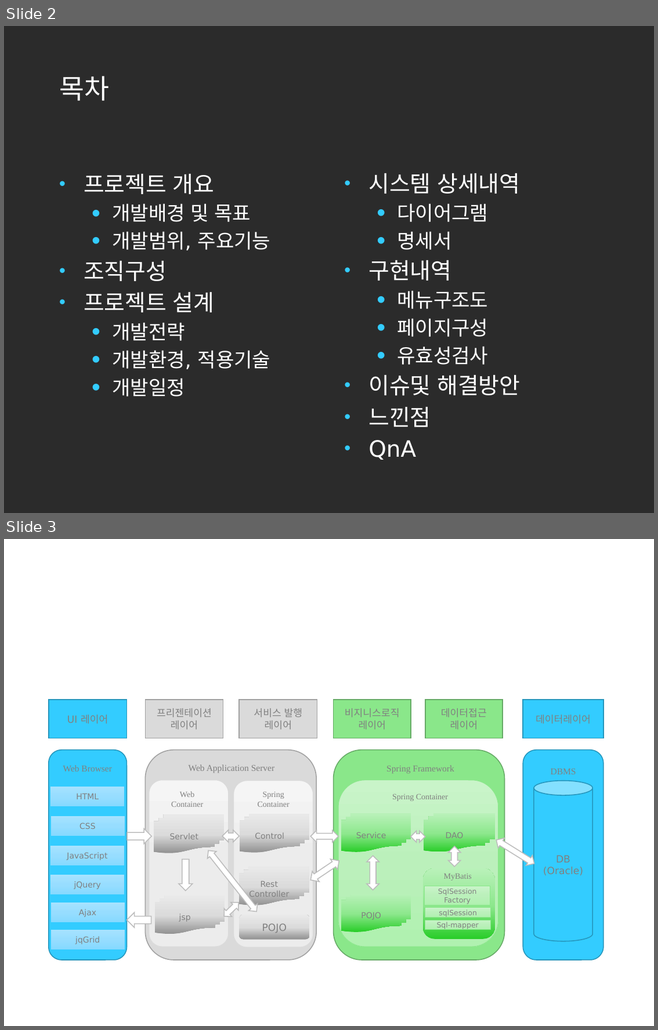
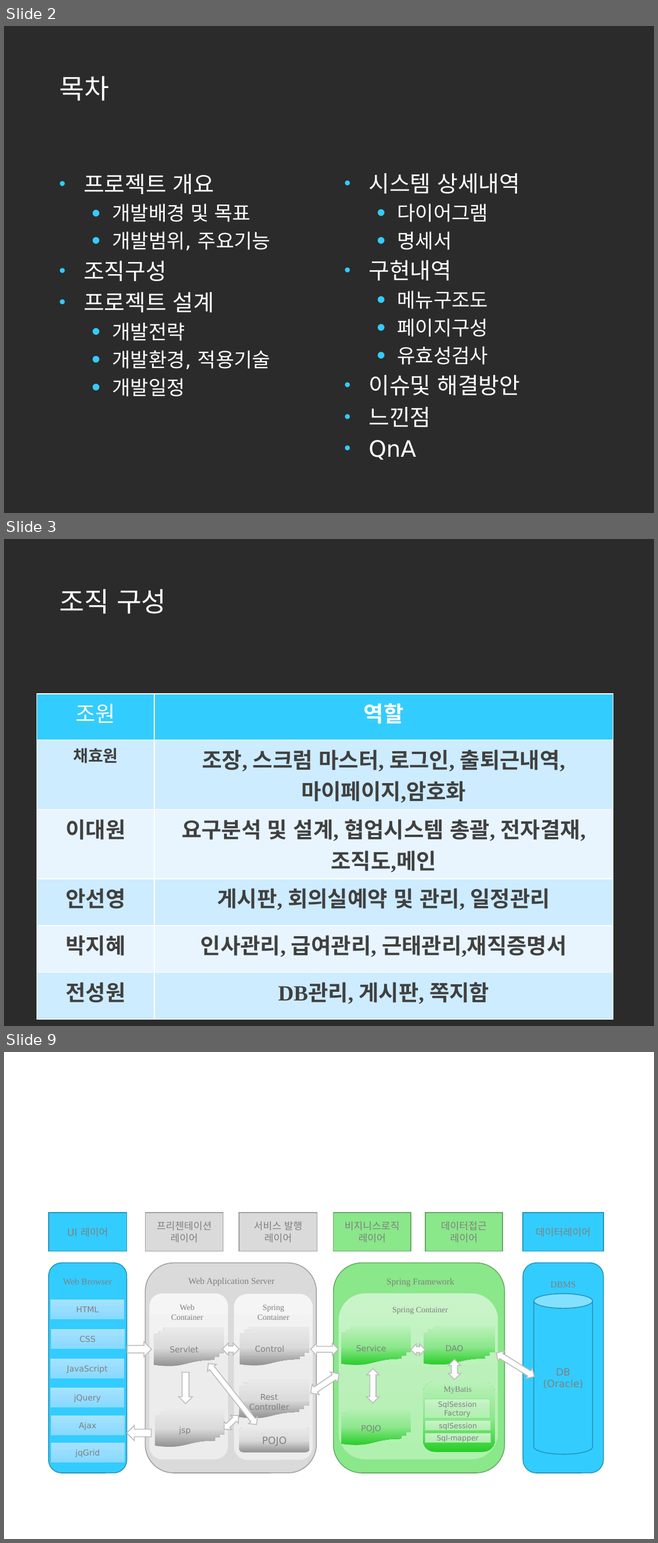
Before and after one commit to korea600/useful, a slide deck: Useful/UML/Presentation/useful_ppt_초안.pptx. Shown one above the other, each under a label of ours: slides 2 and 3 before the commit, slides 2, 3 and 9 after it; the slides between them are not shown. The pictures are 658x1030 and 658x1543 pixels, drawn with LibreOffice and Linux fonts; fonts in the diff are those of the drawing; background and template pictures are left out; a plain dark background stands for a picture behind light text. Boxes give left, top, right and bottom in pixels: in the first picture for what was removed or moved away, otherwise in the second. Text is boxed around its words. In the diff, an @@ line names an element or a change of style, - is before the commit and + after.

```diff
--- a/Useful/UML/Presentation/useful_ppt_초안.pptx
+++ b/Useful/UML/Presentation/useful_ppt_초안.pptx
@@ slide 3 added at [4,539,654,1026], background picture (left out) @@
@@ title added at [59,589,166,614], 30 pt, text #FFFFFF @@
+조직 구성
@@ table added at [37,694,614,1006], 6 rows, 2 columns @@
+조원 | 역할
+채효원 | 조장, 스크럼 마스터, 로그인, 출퇴근내역, 마이페이지,암호화
+이대원 | 요구분석 및 설계, 협업시스템 총괄, 전자결재, 조직도,메인
+안선영 | 게시판, 회의실예약 및 관리, 일정관리
+박지혜 | 인사관리, 급여관리, 근태관리,재직증명서
+전성원 | DB관리, 게시판, 쪽지함
@@ what was slide 3 is now slide 9 @@
```
Also in this commit, not shown: 1 slide changed, 75 other slides added, 8 other files.
